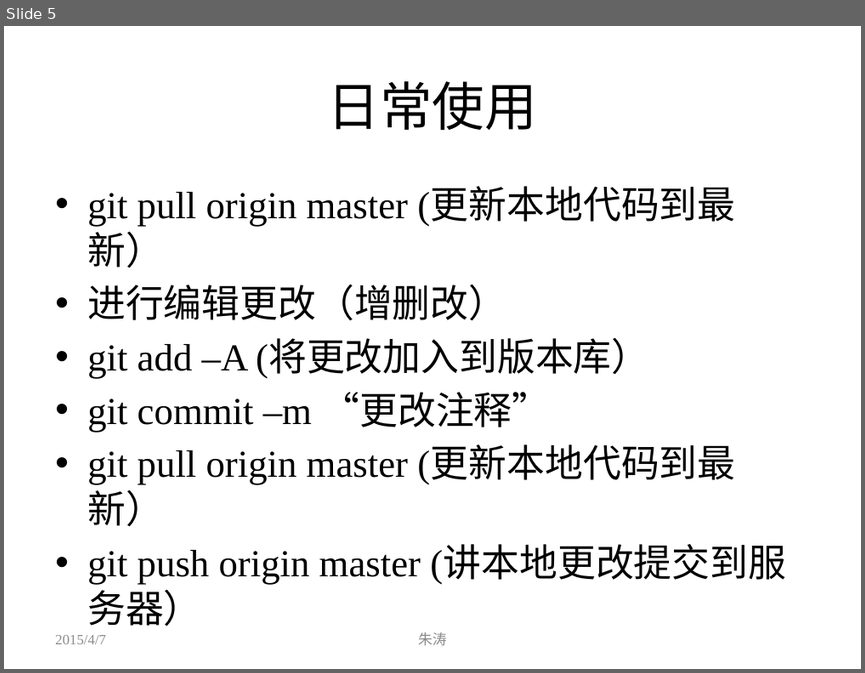
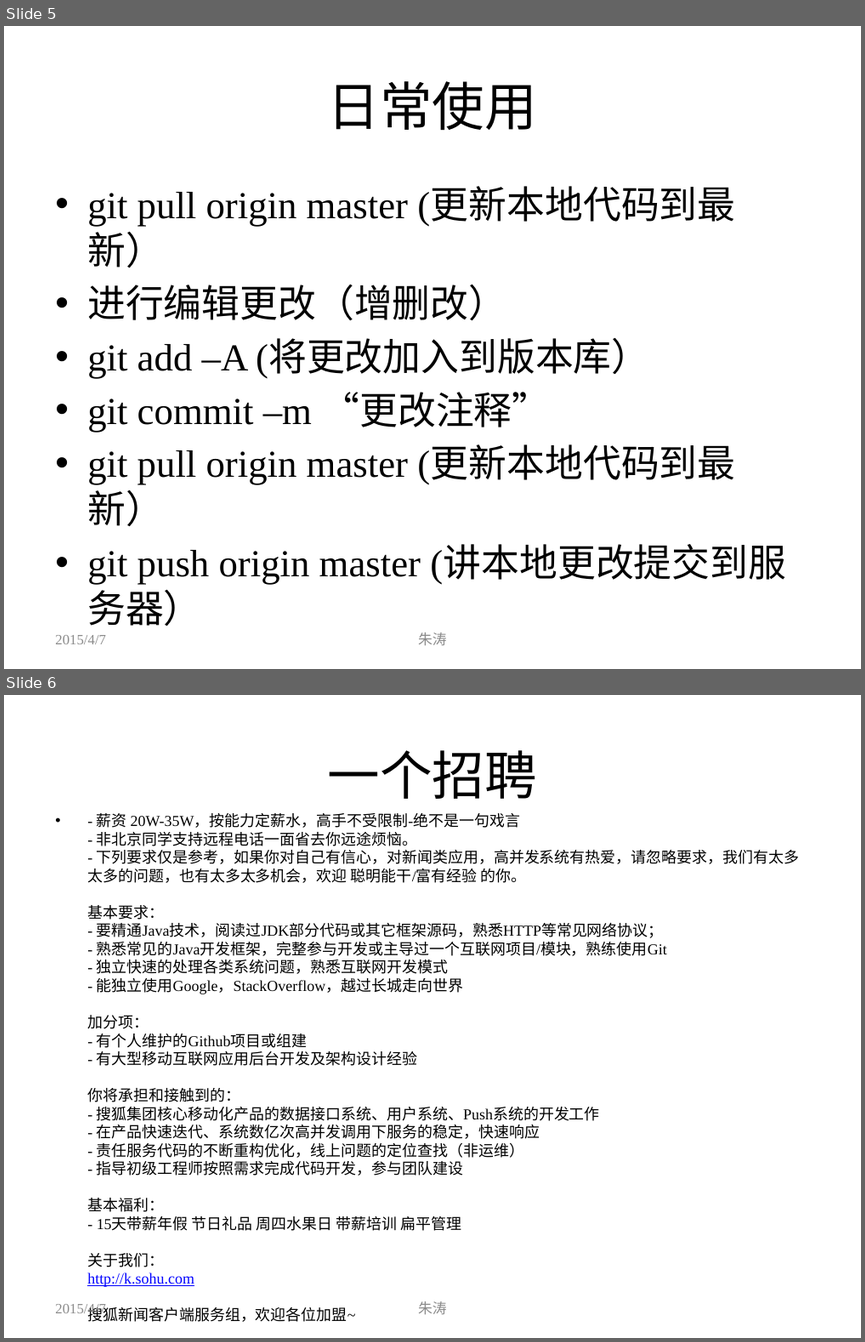
Before and after one commit to zhutao2015/JavaCourse, a slide deck: lesson1/git.pptx. Shown one above the other, each under a label of ours: slide 5 before the commit, slides 5 and 6 after it. The pictures are 865x673 and 865x1342 pixels, drawn with LibreOffice and Linux fonts; fonts in the diff are those of the drawing. Boxes give left, top, right and bottom in pixels: in the first picture for what was removed or moved away, otherwise in the second. Text is boxed around its words. In the diff, an @@ line names an element or a change of style, - is before the commit and + after.

```diff
--- a/lesson1/git.pptx
+++ b/lesson1/git.pptx
@@ slide 6 added at [4, 695, 861, 1338], background #FFFFFF @@
@@ title added at [328, 750, 537, 799], 44 pt, text #000000 @@
+一个招聘
@@ text added at [87, 813, 800, 1287], 12.8 pt, text #000000 @@
+• - 薪资 20W-35W，按能力定薪水，高手不受限制-绝不是一句戏言
+  - 非北京同学支持远程电话一面省去你远途烦恼。
+  - 下列要求仅是参考，如果你对自己有信心，对新闻类应用，高并发系统有热爱，请忽略要求，我们有太多太多的问题，也有太多太多机会，欢迎 聪明能干/富有经验 的你。
+  基本要求：
+  - 要精通Java技术，阅读过JDK部分代码或其它框架源码，熟悉HTTP等常见网络协议；
+  - 熟悉常见的Java开发框架，完整参与开发或主导过一个互联网项目/模块，熟练使用Git
+  - 独立快速的处理各类系统问题，熟悉互联网开发模式
+  - 能独立使用Google，StackOverflow，越过长城走向世界
+  加分项：
+  - 有个人维护的Github项目或组建
+  - 有大型移动互联网应用后台开发及架构设计经验
+  你将承担和接触到的：
+  - 搜狐集团核心移动化产品的数据接口系统、用户系统、Push系统的开发工作
+  - 在产品快速迭代、系统数亿次高并发调用下服务的稳定，快速响应
+  - 责任服务代码的不断重构优化，线上问题的定位查找（非运维）
+  - 指导初级工程师按照需求完成代码开发，参与团队建设
+  基本福利：
+  - 15天带薪年假 节日礼品 周四水果日 带薪培训 扁平管理
+  关于我们：
+  http://k.sohu.com
+  搜狐新闻客户端服务组，欢迎各位加盟~
+  sarowliu#sohu-inc.com
+  guihualeng#sohu-inc.com
@@ text added at [55, 1304, 106, 1317], 12 pt, text #8C8C8C @@
+2015/4/7
@@ text added at [418, 1301, 447, 1314], 12 pt, text #8C8C8C @@
+朱涛
```
Also in this commit, not shown: 9 other files.
